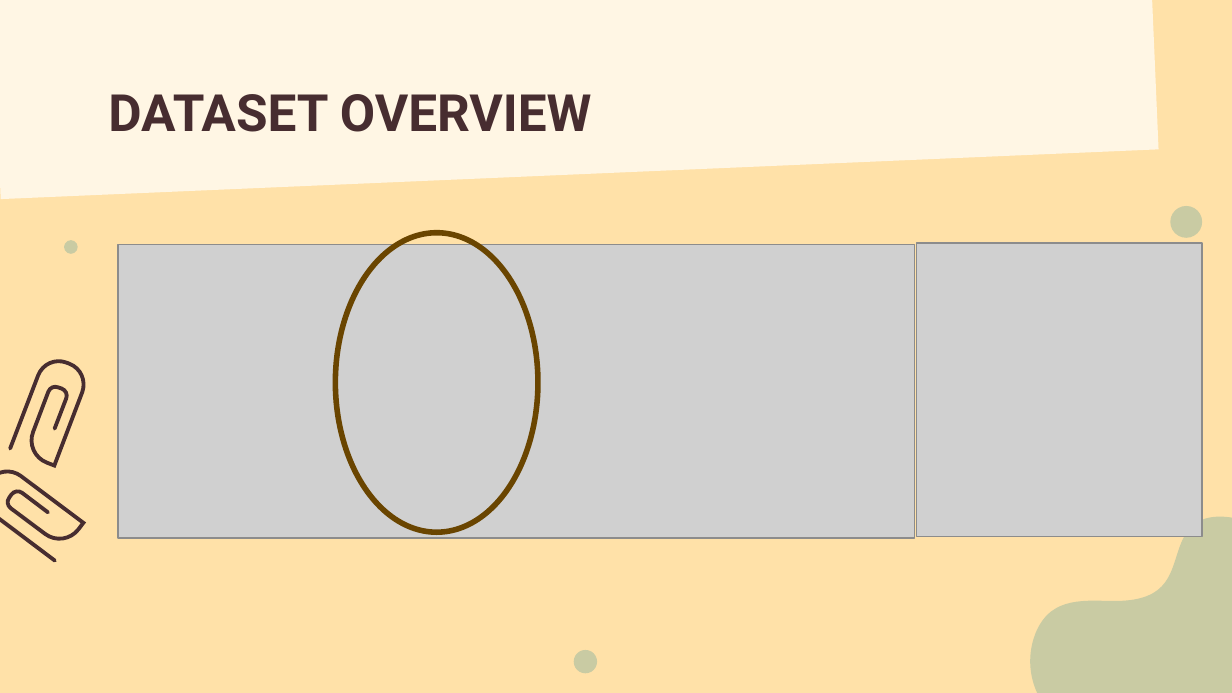
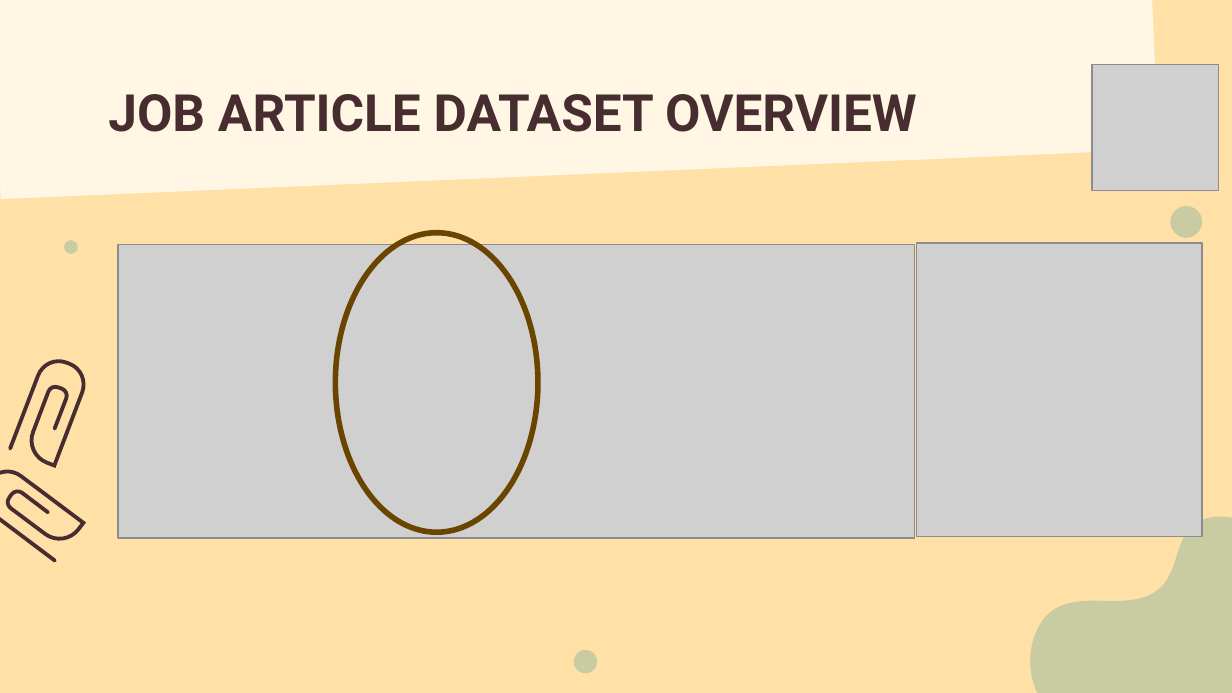
Before and after one commit to LiyanaRoslie/ds-keywords, a slide deck: slide 10 of Capstone_presentation_v1.1.pptx. Drawn at 1232x693 pixels with LibreOffice and Linux fonts; fonts in the diff are those of the drawing; grey boxes stand for pictures. Boxes give left, top, right and bottom in pixels: in the first picture for what was removed or moved away, otherwise in the second. Text is boxed around its words. In the diff, an @@ line names an element or a change of style, - is before the commit and + after.

```diff
--- a/Capstone_presentation_v1.1.pptx
+++ b/Capstone_presentation_v1.1.pptx
@@ picture added at (x1=1092, y1=64, x2=1218, y2=191) @@
@@ title at (x1=108, y1=94, x2=917, y2=132): text changed @@
-DATASET OVERVIEW
+JOB ARTICLE DATASET OVERVIEW
```
Also in this commit, not shown: 14 other slides changed, 3 slides added, 1 slide removed.
